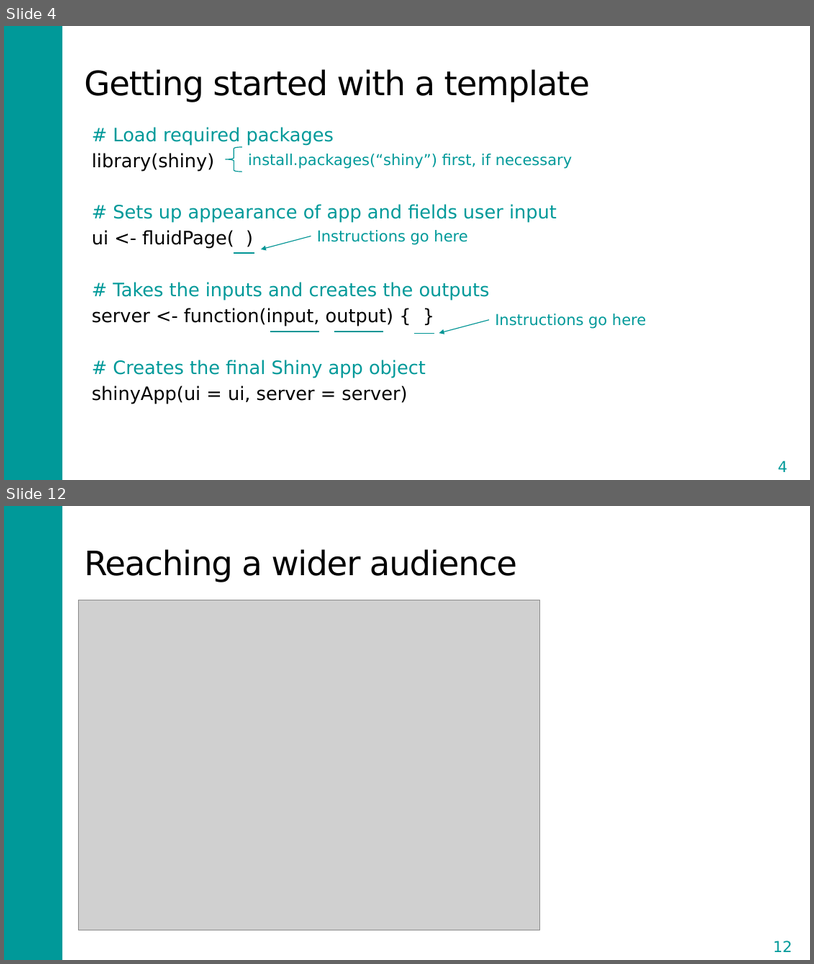
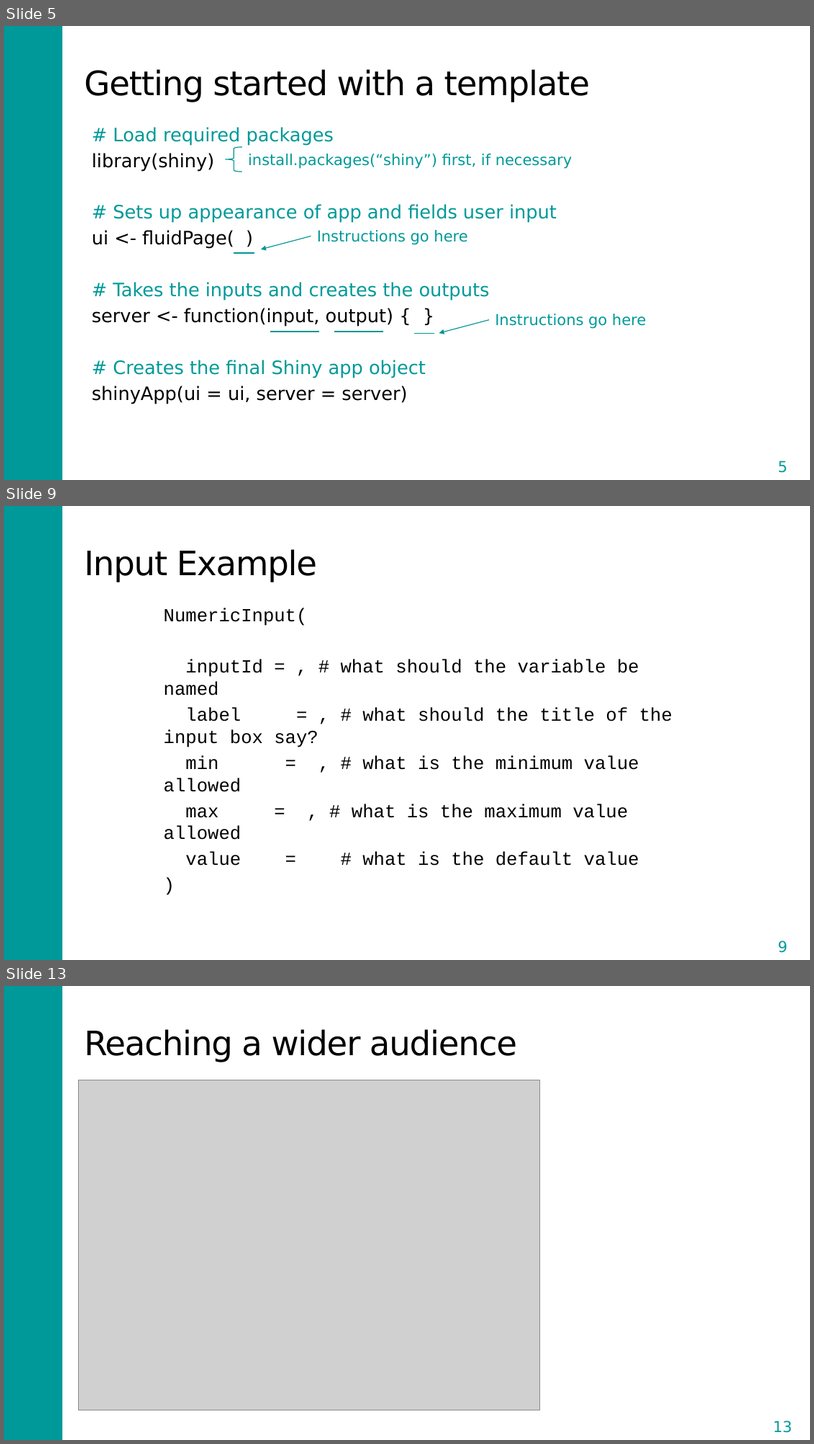
Before and after one commit to DARTH-git/Course-Modularization, a slide deck: static/Course_Modularization/Shiny/Shiny_slides.pptx. Shown one above the other, each under a label of ours: slides 4 and 12 before the commit, slides 5, 9 and 13 after it; the slides between them are not shown. The pictures are 814x964 and 814x1444 pixels, drawn with LibreOffice and Linux fonts; fonts in the diff are those of the drawing; grey boxes stand for pictures. Boxes give left, top, right and bottom in pixels: in the first picture for what was removed or moved away, otherwise in the second. Text is boxed around its words. In the diff, an @@ line names an element or a change of style, - is before the commit and + after.

```diff
--- a/static/Course_Modularization/Shiny/Shiny_slides.pptx
+++ b/static/Course_Modularization/Shiny/Shiny_slides.pptx
@@ slide 9 added at <box>4,506,810,960</box>, background #FFFFFF; not listed: 1 template element that a slide beside it also shows @@
@@ title added at <box>84,549,317,582</box>, 40 pt, text #000000 @@
+Input Example
@@ text added at <box>164,608,673,865</box>, 22 pt, text #000000 @@
+NumericInput(
+inputId = , # what should the variable be named
+label = , # what should the title of the input box say?
+min = , # what is the minimum value allowed
+max = , # what is the maximum value allowed
+value = # what is the default value
+)
@@ page number added at <box>759,933,808,959</box>, outline #FFFFFF 1.5 pt, 18 pt, text #009999 @@
+9
@@ what was slide 4 is now slide 5 @@
@@ page number at <box>778,460,787,472</box>: text changed @@
-4
+5
@@ what was slide 12 is now slide 13 @@
@@ page number at <box>774,1420,793,1432</box>: text changed @@
-12
+13
```
Also in this commit, not shown: 1 slide changed, 7 other slides added, 7 slides removed, 13 other files.
